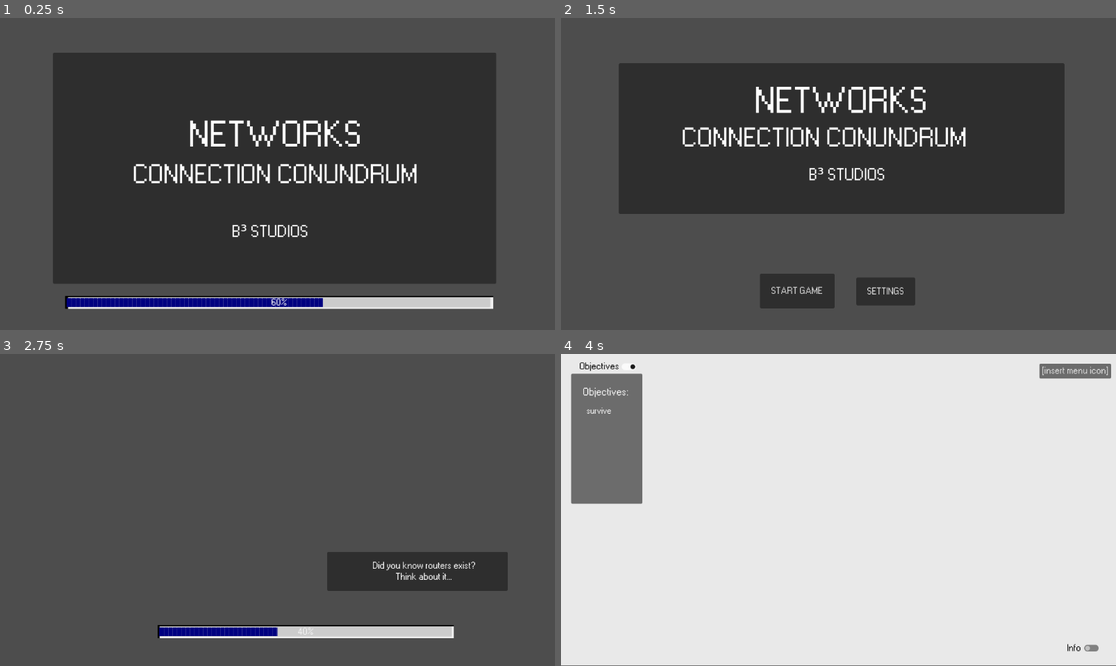
Above: before the commit, frames 1-4 (two rows, left to right).
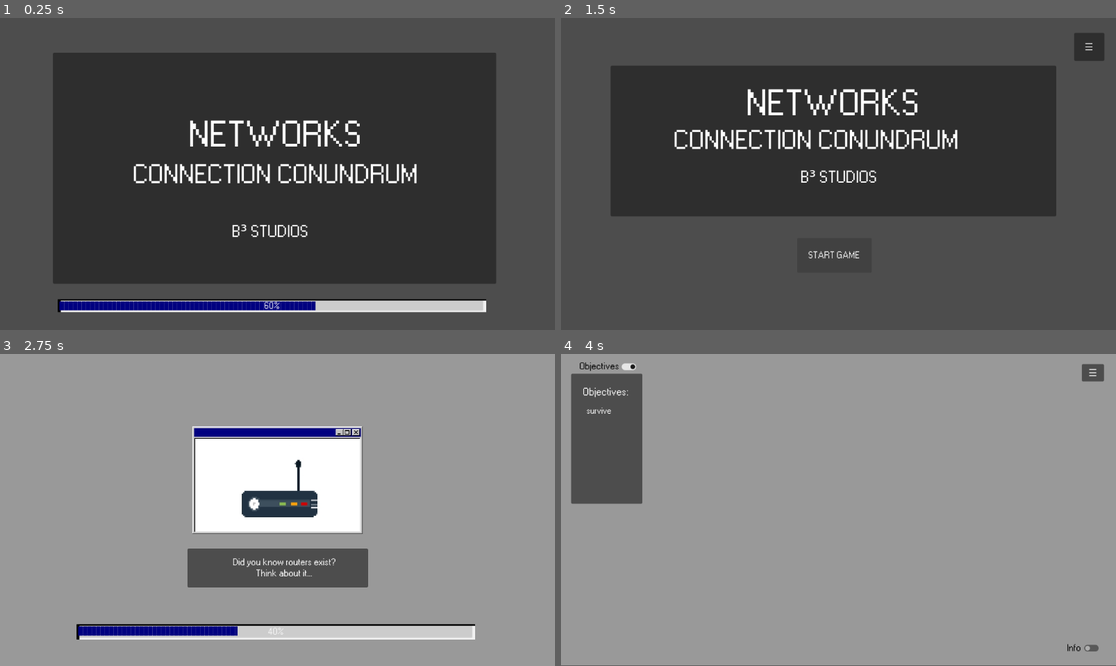
Above: after the commit, the same moments.

Repository: BcubeStudios/Netspace-Game
Game: Godot game, scene res://screens/opening.tscn
Same seed, same stepped clock (60 frames per second), same inputs: the game is played once before the commit and once after it.
Inputs:
- Up to frame 1 (0.25 s): no input
- Up to frame 2 (1.5 s): click "SETTINGS" (after the commit: "☰") at 0.5 s; click "MAIN MENU" at 1.25 s
- Up to frame 3 (2.75 s): click "START GAME" at 2 s
- Up to frame 4 (4 s): tap Enter at 2.75 s; tap Space at 3.5 s

The runs differ from the first frame. In frame 1, 3.0% of the frame differs, in the area x 10-89%, y 89-95%; in frame 2, 9.5%; in frame 3, 95%; in frame 4, 100%, in the area x 0-100%, y 0-100%.

Commit message:
added new visuals

Diff:
--- a/GodotWorkspace/screens/credits_screen.tscn
+++ b/GodotWorkspace/screens/credits_screen.tscn
@@ -1,9 +1,10 @@
-[gd_scene load_steps=5 format=3 uid="uid://c7q35l8ctyu0e"]
+[gd_scene load_steps=6 format=3 uid="uid://c7q35l8ctyu0e"]
 
 [ext_resource type="Script" path="res://scripts/creditsLabel.gd" id="1_x4kin"]
 [ext_resource type="Theme" uid="uid://dupann3qkyje3" path="res://themes/pixel_98.tres" id="1_yyrdf"]
 [ext_resource type="Script" path="res://scripts/button.gd" id="2_5rng6"]
 [ext_resource type="AudioStream" uid="uid://b01bpv1v7smkr" path="res://music/chiphead64 - 11pm.ogg" id="3_gg50c"]
+[ext_resource type="Texture2D" uid="uid://560ew43lfwqo" path="res://sprites/logoB3.png" id="3_nv5jp"]
 
 [node name="credits_screen" type="Node2D"]
 
@@ -39,6 +40,11 @@
 visible_ratio = 0.0
 script = ExtResource("1_x4kin")
 
+[node name="Sprite2D" type="Sprite2D" parent="creditsPanel"]
+position = Vector2(184, 108)
+scale = Vector2(0.408719, 0.508117)
+texture = ExtResource("3_nv5jp")
+
 [node name="thankyouLabel" type="Label" parent="."]
 offset_left = 234.0
 offset_top = 79.0
--- a/GodotWorkspace/screens/demo_level.tscn
+++ b/GodotWorkspace/screens/demo_level.tscn
@@ -6,7 +6,6 @@
 [ext_resource type="AudioStream" uid="uid://bar8iv8kegwxm" path="res://music/Free Game Soundtrack by chiphead64 - (hurry up).ogg" id="3_ruto6"]
 
 [sub_resource type="StyleBoxFlat" id="StyleBoxFlat_yw0v8"]
-bg_color = Color(0.913725, 0.913725, 0.913725, 1)
 
 [node name="demo_level" type="Node2D"]
 script = ExtResource("1_j08t0")
@@ -17,12 +16,12 @@
 theme_override_styles/panel = SubResource("StyleBoxFlat_yw0v8")
 
 [node name="settingButton" type="Button" parent="."]
-offset_left = 993.0
-offset_top = 20.0
-offset_right = 1142.0
-offset_bottom = 51.0
+offset_left = 1081.0
+offset_top = 21.0
+offset_right = 1127.0
+offset_bottom = 57.0
 theme = ExtResource("2_rkssa")
-text = "[insert menu icon]"
+text = "☰"
 
 [node name="settingPanel" type="Panel" parent="."]
 visible = false
--- a/GodotWorkspace/screens/loading_screen.tscn
+++ b/GodotWorkspace/screens/loading_screen.tscn
@@ -1,23 +1,58 @@
-[gd_scene load_steps=4 format=3 uid="uid://3kt3xgd6i045"]
+[gd_scene load_steps=10 format=3 uid="uid://3kt3xgd6i045"]
 
 [ext_resource type="Script" path="res://scripts/loading_screen.gd" id="1_o6dig"]
 [ext_resource type="AudioStream" uid="uid://b01bpv1v7smkr" path="res://music/chiphead64 - 11pm.ogg" id="1_qib4h"]
 [ext_resource type="Theme" uid="uid://dupann3qkyje3" path="res://themes/pixel_98.tres" id="3_mqag2"]
+[ext_resource type="Texture2D" uid="uid://doa7t8ekweu" path="res://sprites/router/router0.jpg" id="4_v4613"]
+[ext_resource type="Texture2D" uid="uid://sr633uiq0ymu" path="res://sprites/router/router1.jpg" id="5_qlia2"]
+[ext_resource type="Texture2D" uid="uid://bv1kutfe6awkm" path="res://sprites/router/router2.jpg" id="6_nsr33"]
+[ext_resource type="Texture2D" uid="uid://dtuoqbsm3xprh" path="res://sprites/router/router3.jpg" id="7_hrvy1"]
+
+[sub_resource type="StyleBoxFlat" id="StyleBoxFlat_uetre"]
+
+[sub_resource type="SpriteFrames" id="SpriteFrames_6deqq"]
+animations = [{
+"frames": [{
+"duration": 1.0,
+"texture": ExtResource("4_v4613")
+}, {
+"duration": 1.0,
+"texture": ExtResource("5_qlia2")
+}, {
+"duration": 1.0,
+"texture": ExtResource("6_nsr33")
+}, {
+"duration": 1.0,
+"texture": ExtResource("7_hrvy1")
+}, {
+"duration": 1.0,
+"texture": ExtResource("6_nsr33")
+}, {
+"duration": 1.0,
+"texture": ExtResource("5_qlia2")
+}],
+"loop": true,
+"name": &"router",
+"speed": 5.0
+}]
 
 [node name="loading_screen" type="Node2D"]
 script = ExtResource("1_o6dig")
+
+[node name="Panel2" type="Panel" parent="."]
+offset_right = 1159.0
+offset_bottom = 658.0
+theme_override_styles/panel = SubResource("StyleBoxFlat_uetre")
 
 [node name="AudioStreamPlayer2D" type="AudioStreamPlayer2D" parent="."]
 stream = ExtResource("1_qib4h")
 autoplay = true
 
-[node name="AnimatedSprite2D" type="AnimatedSprite2D" parent="."]
-
 [node name="Panel" type="Panel" parent="."]
-offset_left = 679.0
-offset_top = 411.0
-offset_right = 1054.0
-offset_bottom = 492.0
+offset_left = 389.0
+offset_top = 404.0
+offset_right = 764.0
+offset_bottom = 485.0
 
 [node name="Label" type="Label" parent="Panel"]
 layout_mode = 0
@@ -33,8 +68,15 @@
 vertical_alignment = 1
 
 [node name="ProgressBar" type="ProgressBar" parent="."]
-offset_left = 327.0
-offset_top = 563.0
-offset_right = 942.0
-offset_bottom = 590.0
+offset_left = 159.0
+offset_top = 561.0
+offset_right = 986.0
+offset_bottom = 593.0
 theme = ExtResource("3_mqag2")
+
+[node name="AnimatedRouter" type="AnimatedSprite2D" parent="."]
+position = Vector2(576, 262)
+sprite_frames = SubResource("SpriteFrames_6deqq")
+animation = &"router"
+autoplay = "router"
+frame_progress = 0.0437307
--- a/GodotWorkspace/screens/opening.tscn
+++ b/GodotWorkspace/screens/opening.tscn
@@ -45,8 +45,8 @@
 horizontal_alignment = 1
 
 [node name="ProgressBar" type="ProgressBar" parent="."]
-offset_left = 135.0
-offset_top = 577.0
-offset_right = 1024.0
-offset_bottom = 604.0
+offset_left = 120.0
+offset_top = 584.0
+offset_right = 1009.0
+offset_bottom = 611.0
 theme = ExtResource("2_4ddk4")
--- a/GodotWorkspace/screens/title_screen.tscn
+++ b/GodotWorkspace/screens/title_screen.tscn
@@ -56,10 +56,10 @@
 anchors_preset = 15
 anchor_right = 1.0
 anchor_bottom = 1.0
-offset_left = 120.0
-offset_top = 94.0
-offset_right = -107.0
-offset_bottom = -241.0
+offset_left = 103.0
+offset_top = 99.0
+offset_right = -124.0
+offset_bottom = -236.0
 grow_horizontal = 2
 grow_vertical = 2
 
@@ -124,10 +124,10 @@
 anchor_top = 0.5
 anchor_right = 0.5
 anchor_bottom = 0.5
-offset_left = -164.5
-offset_top = 205.0
-offset_right = -9.5
-offset_bottom = 277.0
+offset_left = -87.5
+offset_top = 131.0
+offset_right = 67.5
+offset_bottom = 203.0
 grow_horizontal = 2
 grow_vertical = 2
 theme = ExtResource("2_a67m6")
@@ -141,14 +141,14 @@
 anchor_top = 0.608
 anchor_right = 0.5
 anchor_bottom = 0.608
-offset_left = 35.5
-offset_top = 143.232
-offset_right = 157.5
-offset_bottom = 201.232
+offset_left = 487.5
+offset_top = -364.768
+offset_right = 550.5
+offset_bottom = -306.768
 grow_horizontal = 2
 grow_vertical = 0
 theme = ExtResource("2_a67m6")
-text = "SETTINGS"
+text = "☰"
 icon_alignment = 1
 
 [connection signal="pressed" from="NormalMenu/StartButton" to="." method="_on_start_button_pressed"]
--- a/GodotWorkspace/scripts/loading_screen.gd
+++ b/GodotWorkspace/scripts/loading_screen.gd
@@ -1,6 +1,7 @@
 extends Node2D
 
 @onready var progressBar = $ProgressBar
+@onready var router = $AnimatedRouter
 #progress bar percentage
 var percentage: int = 0
 
@@ -19,6 +20,8 @@
 	get_tree().change_scene_to_file("res://screens/demo_level.tscn")
 
 # Called every frame. 'delta' is the elapsed time since the previous frame.
+#calls to play the animation and the loading bar
 func _process(_delta):
+	router.play()
 	loadBar()
 	pass
--- a/GodotWorkspace/themes/icons/loading bar.svg
+++ b/GodotWorkspace/themes/icons/loading bar.svg
@@ -3,8 +3,8 @@
 
 <svg
    width="114.02811mm"
-   height="5.0940442mm"
-   viewBox="0 0 114.0281 5.0940442"
+   height="5.094039mm"
+   viewBox="0 0 114.02811 5.094039"
    version="1.1"
    id="svg1"
    xml:space="preserve"
@@ -23,54 +23,39 @@
      inkscape:pagecheckerboard="0"
      inkscape:deskcolor="#d1d1d1"
      inkscape:document-units="mm"
-     inkscape:zoom="2.6964653"
-     inkscape:cx="216.76526"
-     inkscape:cy="16.503086"
+     inkscape:zoom="2.7115869"
+     inkscape:cx="210.3934"
+     inkscape:cy="15.304691"
      inkscape:window-width="1920"
      inkscape:window-height="1017"
      inkscape:window-x="-8"
      inkscape:window-y="-8"
      inkscape:window-maximized="1"
-     inkscape:current-layer="layer1"><sodipodi:guide
-       position="47.016558,6.7274381"
-       orientation="0,9.9572691"
-       id="guide5"
-       inkscape:locked="false" /><sodipodi:guide
-       position="49.651085,6.7274381"
-       orientation="14.751509,0"
-       id="guide6"
-       inkscape:locked="false" /><sodipodi:guide
-       position="49.651085,2.8244347"
-       orientation="0,-9.9572691"
-       id="guide7"
-       inkscape:locked="false" /><sodipodi:guide
-       position="47.016558,2.8244347"
-       orientation="-14.751509,0"
-       id="guide8"
-       inkscape:locked="false" /></sodipodi:namedview><defs
+     inkscape:current-layer="layer1"
+     showgrid="false" /><defs
      id="defs1" /><g
      inkscape:label="Layer 1"
      inkscape:groupmode="layer"
      id="layer1"
-     transform="translate(32.015091,-101.12775)"><rect
+     transform="translate(-14.106569,-99.333763)"><rect
        style="fill:#000000;fill-opacity:1;stroke-width:0.264583"
        id="rect2"
        width="114.02811"
        height="5.094039"
-       x="-32.015091"
-       y="101.12775"
+       x="14.106569"
+       y="99.333763"
        ry="0.19592458" /><rect
        style="fill:#f1f1f1;fill-opacity:1;stroke-width:0.264583"
        id="rect3"
        width="113.32812"
        height="4.5347638"
-       x="-31.315105"
-       y="101.68703"
+       x="14.806555"
+       y="99.893036"
        ry="0" /><rect
        style="fill:#cccccc;fill-opacity:1;stroke-width:0.264583"
        id="rect4"
        width="112.47654"
        height="3.9231272"
-       x="-31.2472"
-       y="101.71089"
+       x="14.87446"
+       y="99.916901"
        ry="0.19592458" /></g></svg>
Binary file added: GodotWorkspace/sprites/logoB3.png
Not shown, added: GodotWorkspace/sprites/logoB3.png.import
Binary file added: GodotWorkspace/sprites/router/router0.jpg
Not shown, added: GodotWorkspace/sprites/router/router0.jpg.import
Binary file added: GodotWorkspace/sprites/router/router1.jpg
Not shown, added: GodotWorkspace/sprites/router/router1.jpg.import
Binary file added: GodotWorkspace/sprites/router/router2.jpg
Not shown, added: GodotWorkspace/sprites/router/router2.jpg.import
Binary file added: GodotWorkspace/sprites/router/router3.jpg
Not shown, added: GodotWorkspace/sprites/router/router3.jpg.import
